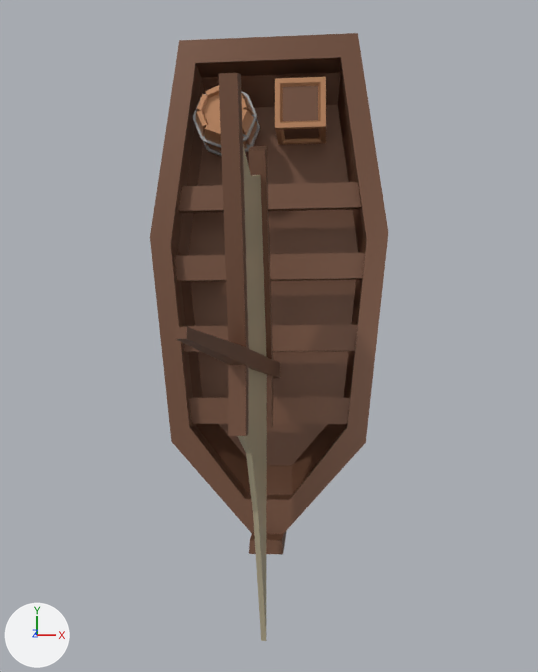
What one commit did to the Blender file level.blend.
Camera for both pictures: a camera (50 mm lens) standing at (0.098, -0.186, 1.375) and looking at (0.016, -0.11, 0.417). Arrows for +X, +Y and +Z are at lower left; the lights stay in place.

Objects in the first picture: 'Boat.001', 'Sail'.
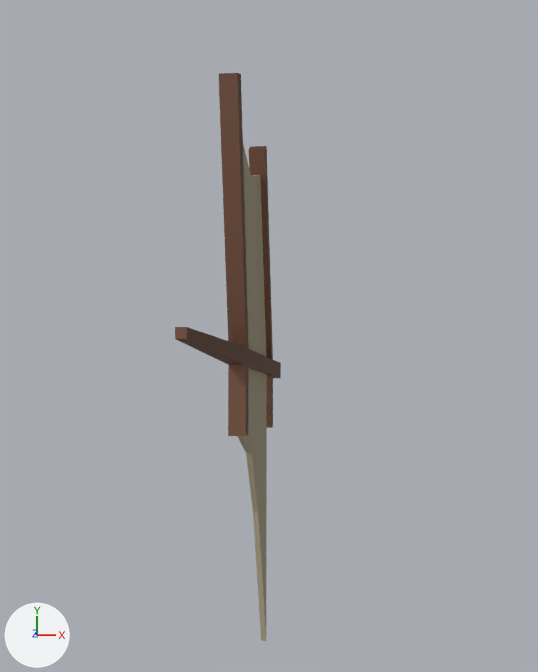
Where the change shows, as pixel boxes [x1, y1, x2, y2] in the pictures (538 x 672 px):
```json
{"object": "Boat.001", "change": "hidden", "before": [150, 33, 388, 555], "on screen": "brown"}
```

Scene script edits in JSON lines:
```json
{"op": "add", "block": "ob_boat_001", "code": "ob_boat_001.hide_set(True)"}
```
